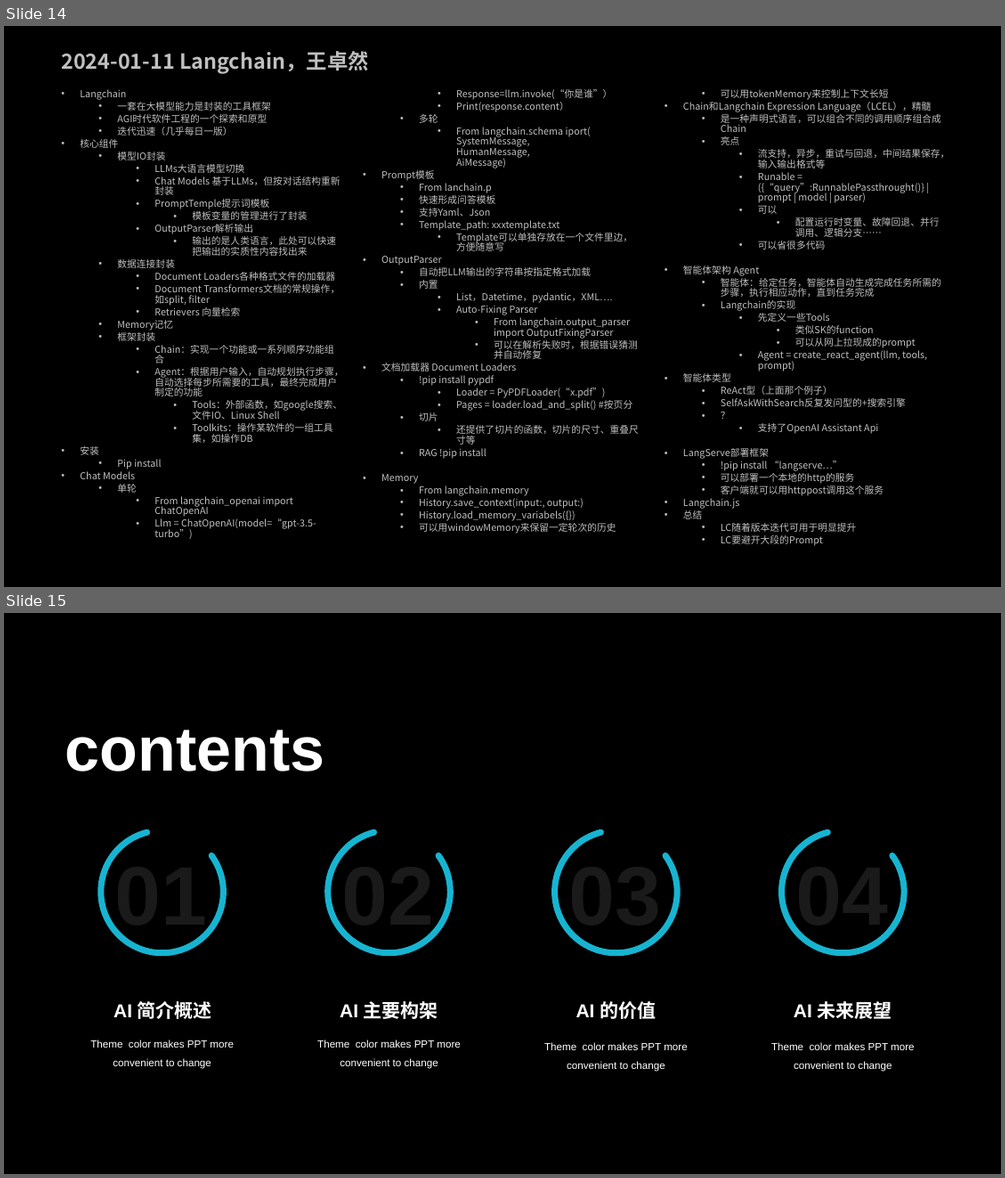
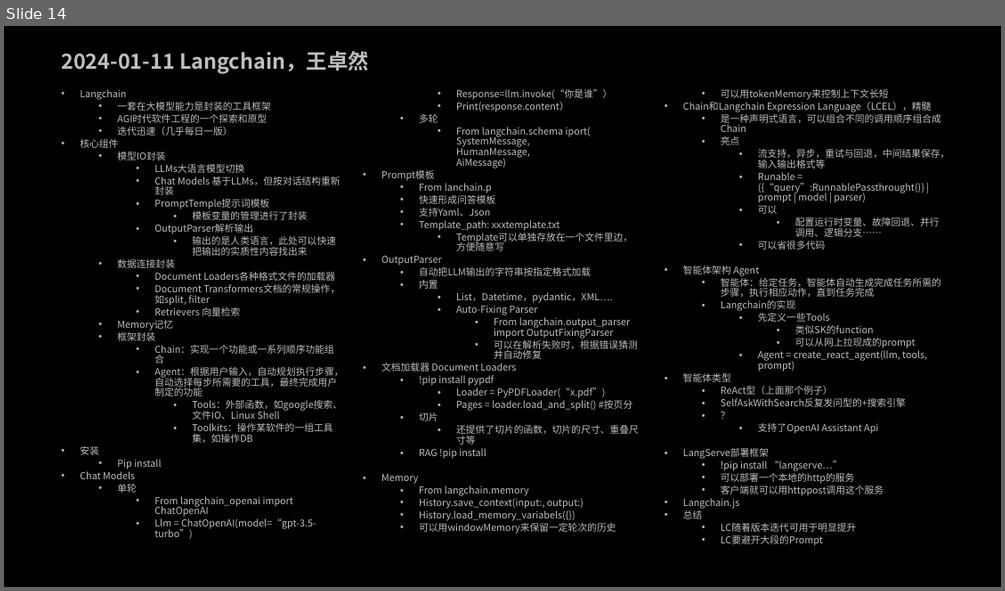
Before and after one commit to MartinChen1973/ZhihuAi, a slide deck: _知乎AI大模型课堂笔记.pptx. Shown one above the other, each under a label of ours: slides 14 and 15 before the commit, slide 14 after it. The pictures are 1005x1178 and 1005x591 pixels, drawn with LibreOffice and Linux fonts; fonts in the diff are those of the drawing; background and template pictures are left out. Boxes give left, top, right and bottom in pixels: in the first picture for what was removed or moved away, otherwise in the second. Text is boxed around its words. In the diff, an @@ line names an element or a change of style, - is before the commit and + after.

```diff
--- a/_知乎AI大模型课堂笔记.pptx
+++ b/_知乎AI大模型课堂笔记.pptx
@@ slide 15 removed at (x1=4, y1=613, x2=1001, y2=1174), background picture (left out) @@
@@ group removed at (x1=65, y1=730, x2=929, y2=1071): 13 texts, 4 arc (boxed as its full ellipse)s @@
-contents
-01
-AI 简介概述
-Theme color makes PPT more
-convenient to change
-02
-AI 主要构架
-Theme color makes PPT more
-convenient to change
-03
-AI 的价值
-Theme color makes PPT more
-convenient to change
-04
-AI 未来展望
-Theme color makes PPT more
-convenient to change
```
Also in this commit, not shown: 1 slide added, 12 other slides removed.
